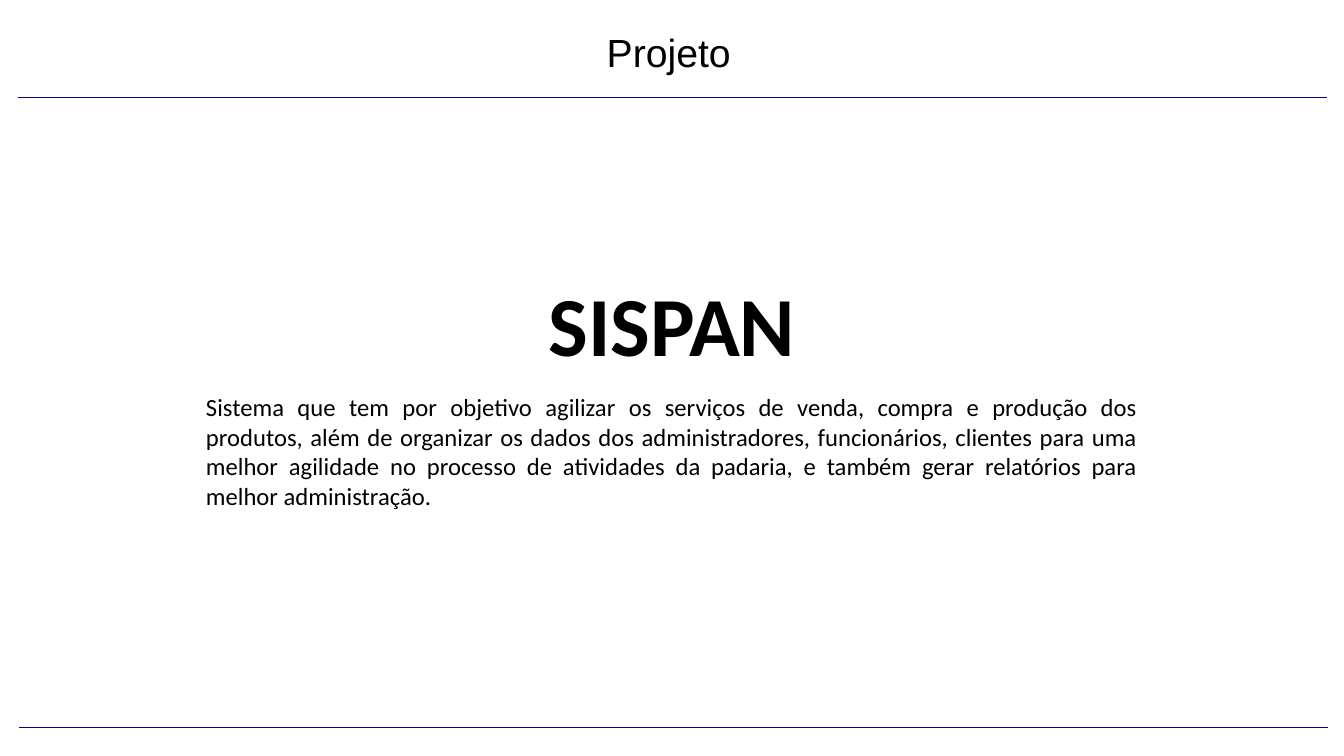
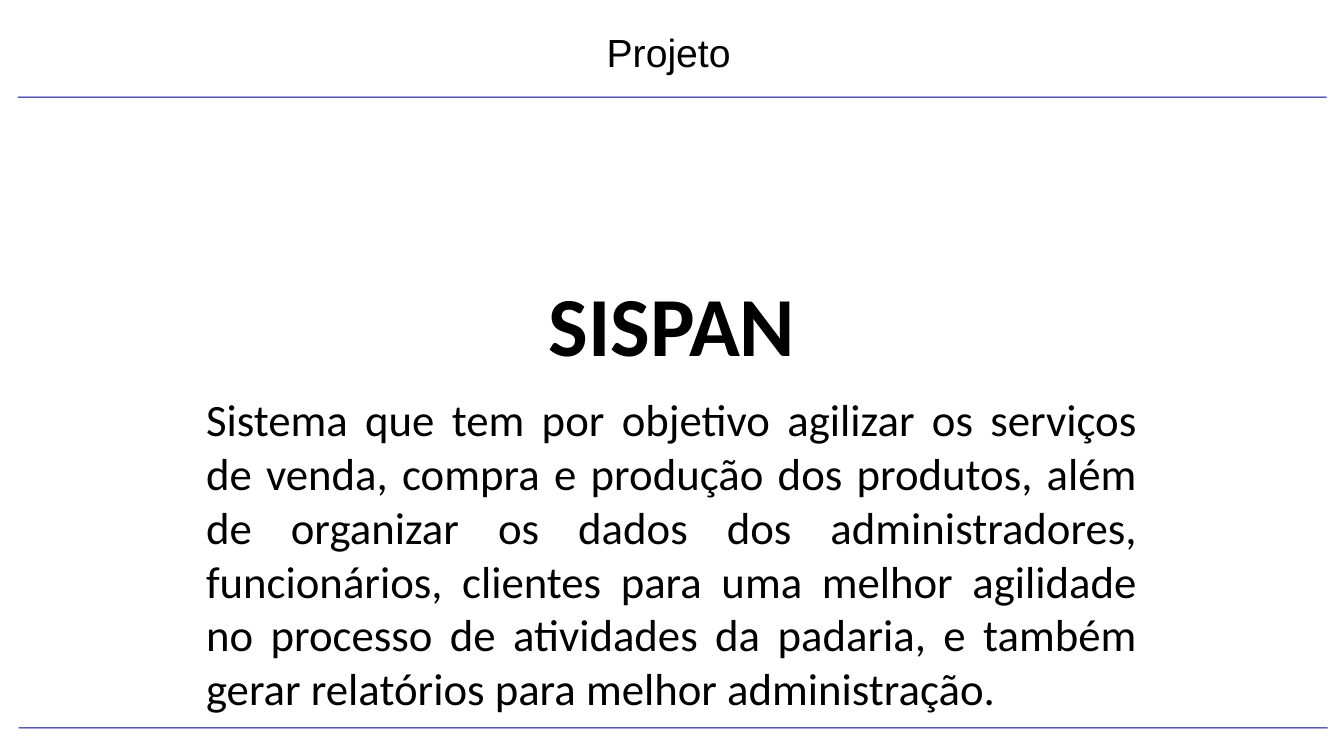
Before and after one commit to WilAlves/projetos_sistemas, a slide deck: slide 3 of SISPAN_V4.pptx. Drawn at 1344x756 pixels with LibreOffice and Linux fonts; fonts in the diff are those of the drawing; background and template pictures are left out. Boxes give left, top, right and bottom in pixels: in the first picture for what was removed or moved away, otherwise in the second. Text is boxed around its words. In the diff, an @@ line names an element or a change of style, - is before the commit and + after.

```diff
--- a/SISPAN_V4.pptx
+++ b/SISPAN_V4.pptx
@@ line (18, 97) - (1327, 97): stroke #000099 0.75 pt to #000099 0.74 pt @@
@@ text "Sistema que tem por objetivo ..." at <box>206,405,1137,713</box>: size 17.6 to 32 pt; less space between paragraphs @@
@@ line (19, 727) - (1328, 727): stroke #000099 0.75 pt to #000099 0.74 pt @@
```
Also in this commit, not shown: 17 other slides changed, 2 slides added.
